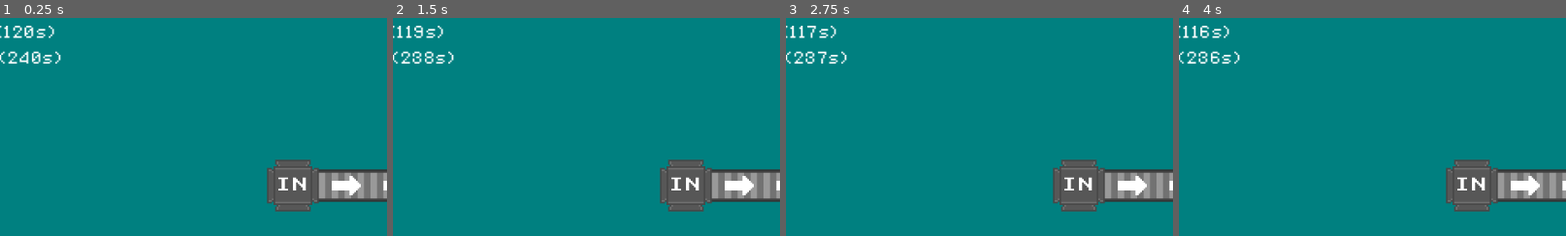
Above: before the commit, frames 1-4 (left to right).
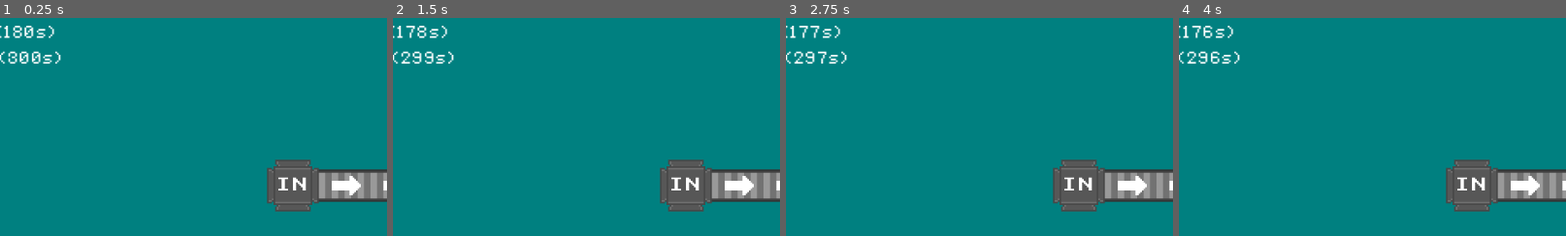
Above: after the commit, the same moments.

Repository: Birb-Games/gmtk-game-jam-2024
Game: Godot game, scene res://scenes/Root.tscn
Two runs of this game, one before a commit and one after it. Both use one fixed random seed, a clock stepped at 60 frames per second and the inputs below.
Inputs (mouse positions are % of the whole screen's width and height, from its top left):
- Up to frame 1 (0.25 s): no input
- Up to frame 2 (1.5 s): click (28, 95) at 0.5 s; click (33, 95) at 1.25 s
- Up to frame 3 (2.75 s): click (43, 95) at 2 s
- Up to frame 4 (4 s): click (38, 95) at 2.75 s; click (48, 95) at 3.5 s
The pictures show only the part of the screen within x 12-62%, y 12-62%; the shares and areas given below are measured in that part.

The runs differ from the first frame. In frame 1, 0.2% of the frame differs, in the area x 2-8%, y 5-22%; in frame 2, 0.5%, in the area x 3-15%, y 3-20%; in frame 3, 0.4%; in frame 4, 0.4%.

Commit message:
items spawn faster over time

Diff:
--- a/scripts/root.gd
+++ b/scripts/root.gd
@@ -33,8 +33,8 @@
 
 var timers = {
 	"spawn_get": 5.0,
-	"spawn_bad": 120.0,
-	"spawn_download": 240.0,
+	"spawn_bad": 180.0,
+	"spawn_download": 300.0,
 }
 
 var input_pipes = []
@@ -138,6 +138,7 @@
 			instance.position = $TopTileMapLayer.map_to_local(rand_pipe)
 			$Requests.add_child(instance)
 			timers[id] = reset_times[id]
+			reset_times[id] = max(reset_times[id] - 0.1, 0.15)
 			spawn_counts[id] += 1
 
 func _unhandled_input(event):
